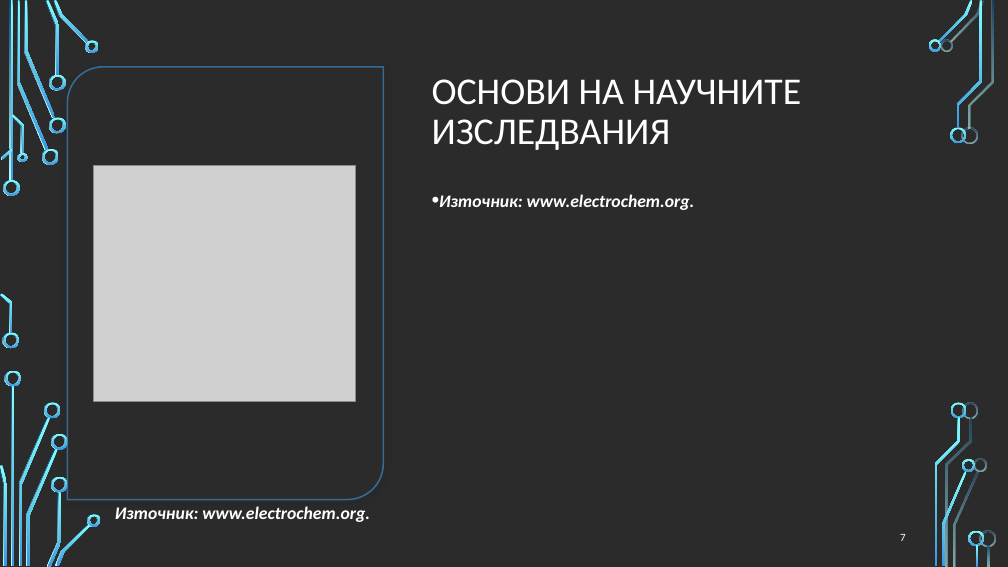
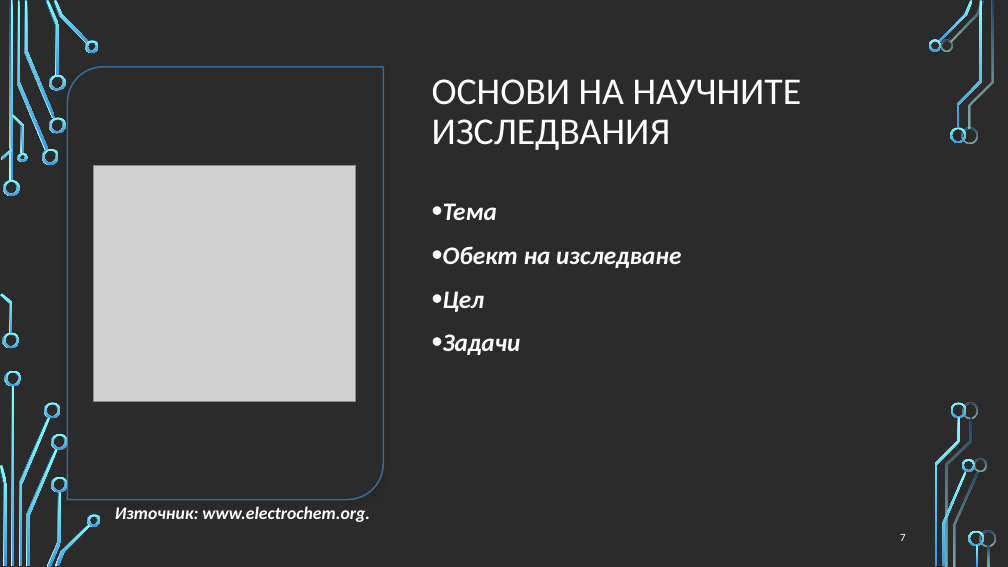
Before and after one commit to profjordanov/doctorate, a slide deck: slide 7 of research methodology/research_methodology_pres.pptx. Drawn at 1008x567 pixels with LibreOffice and Linux fonts; fonts in the diff are those of the drawing; grey boxes stand for pictures; background and template pictures are left out; a plain dark background stands for a picture behind light text. Boxes give left, top, right and bottom in pixels: in the first picture for what was removed or moved away, otherwise in the second. Text is boxed around its words. In the diff, an @@ line names an element or a change of style, - is before the commit and + after.

```diff
--- a/research methodology/research_methodology_pres.pptx
+++ b/research methodology/research_methodology_pres.pptx
@@ text removed at [439,194,695,210] @@
-• Източник: www.electrochem.org.
@@ text added at [443,203,681,355], 24 pt, text #FFFFFF, bold, italic @@
+• Тема
+• Обект на изследване
+• Цел
+• Задачи
```
Also in this commit, not shown: 1 other slide changed.
